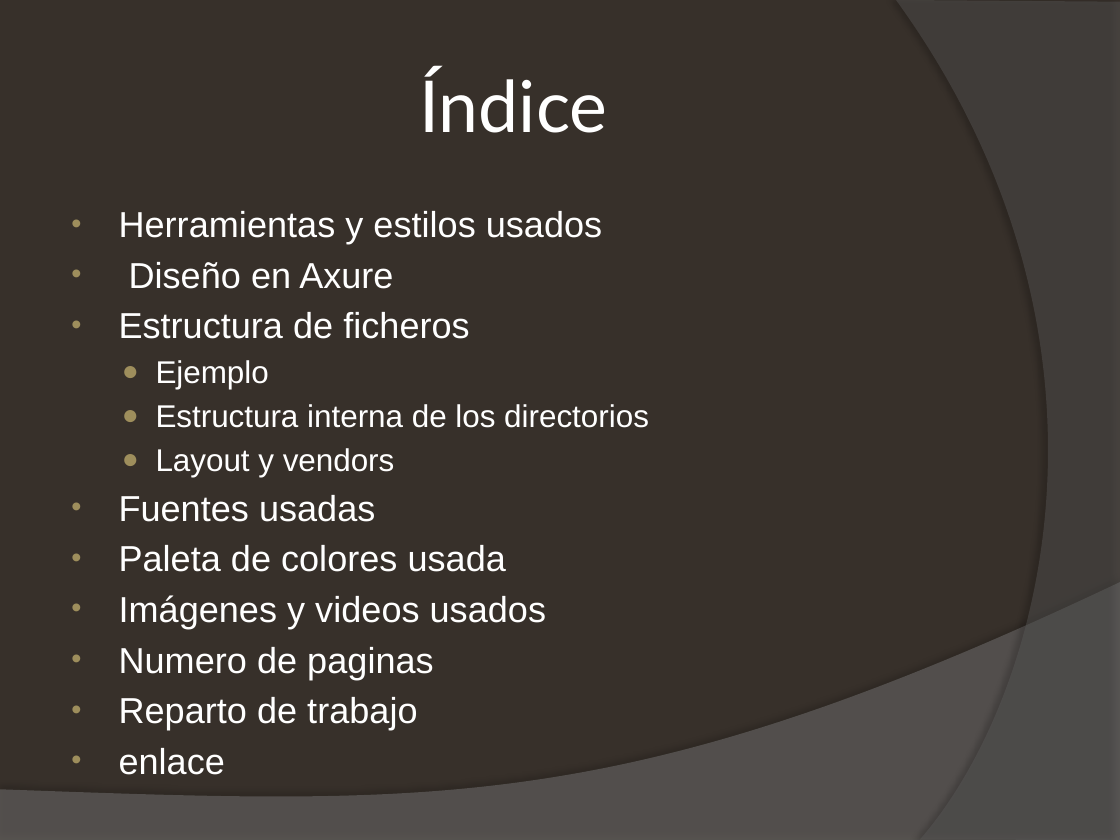
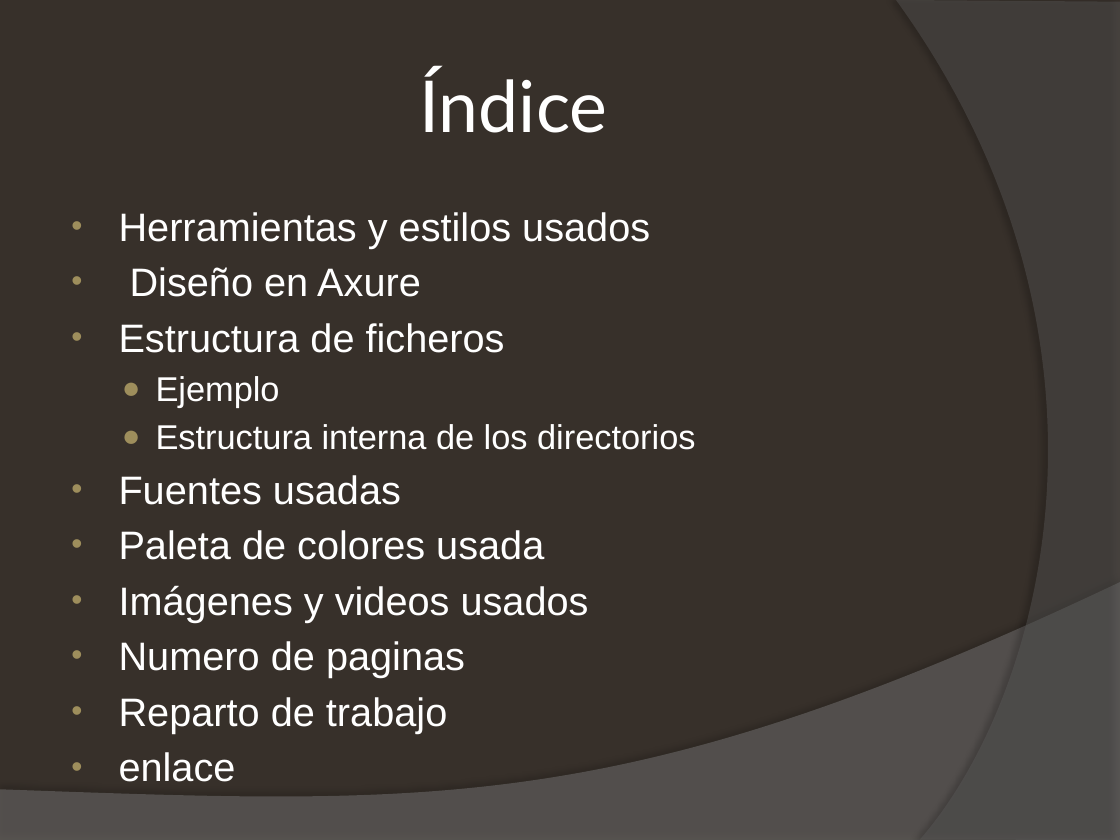
Before and after one commit to josema51093/elprofeta, a slide deck: slide 2 of Daily prophet.pptx. Drawn at 1120x840 pixels with LibreOffice and Linux fonts; fonts in the diff are those of the drawing. Boxes give left, top, right and bottom in pixels: in the first picture for what was removed or moved away, otherwise in the second. Text is boxed around its words. In the diff, an @@ line names an element or a change of style, - is before the commit and + after.

```diff
--- a/Daily prophet.pptx
+++ b/Daily prophet.pptx
@@ text "Herramientas y estilos usados" at (119,212,695,733): size 23.2 to 25.5 pt in "Herramientas y estilos usados", "Diseño en Axure", "Estructura de ficheros", "Fuentes usadas" and 5 more places; size 20.1 to 22.1 pt in "Ejemplo", "Estructura interna de los directorios" @@
@@ text at (156,448,395,477): paragraph removed @@
-  ● Layout y vendors
```
Also in this commit, not shown: 2 other slides changed, 1 slide added, 1 slide removed.
